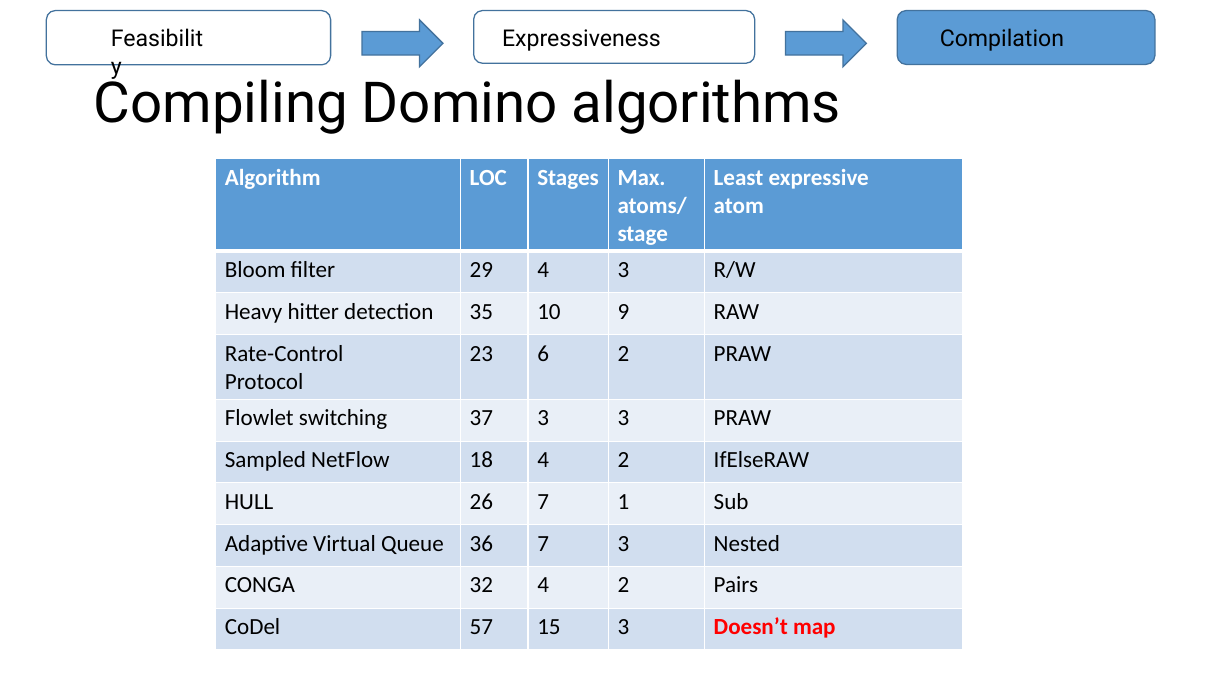
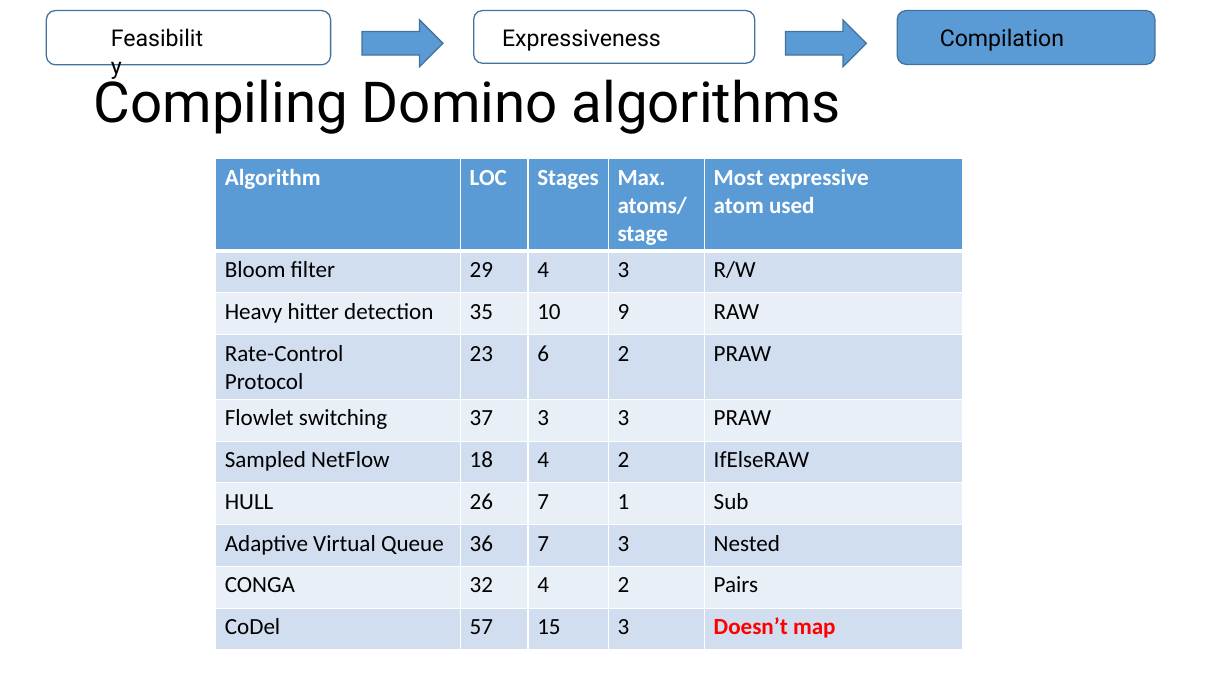
Before and after one commit to anirudhSK/pifo-domino-marple-ppts, a slide deck: slide 36 of domino_pifo.pptx (slide 34 before the commit). Drawn at 1232x693 pixels with LibreOffice and Linux fonts; fonts in the diff are those of the drawing. Boxes give left, top, right and bottom in pixels: in the first picture for what was removed or moved away, otherwise in the second. Text is boxed around its words. In the diff, an @@ line names an element or a change of style, - is before the commit and + after.

```diff
--- a/domino_pifo.pptx
+++ b/domino_pifo.pptx
@@ table at (215,159,963,651) @@
-row 1, column 5: Least expressive / atom
+row 1, column 5: Most expressive / atom used
```
Also in this commit, not shown: 9 other slides changed, 2 slides added.
